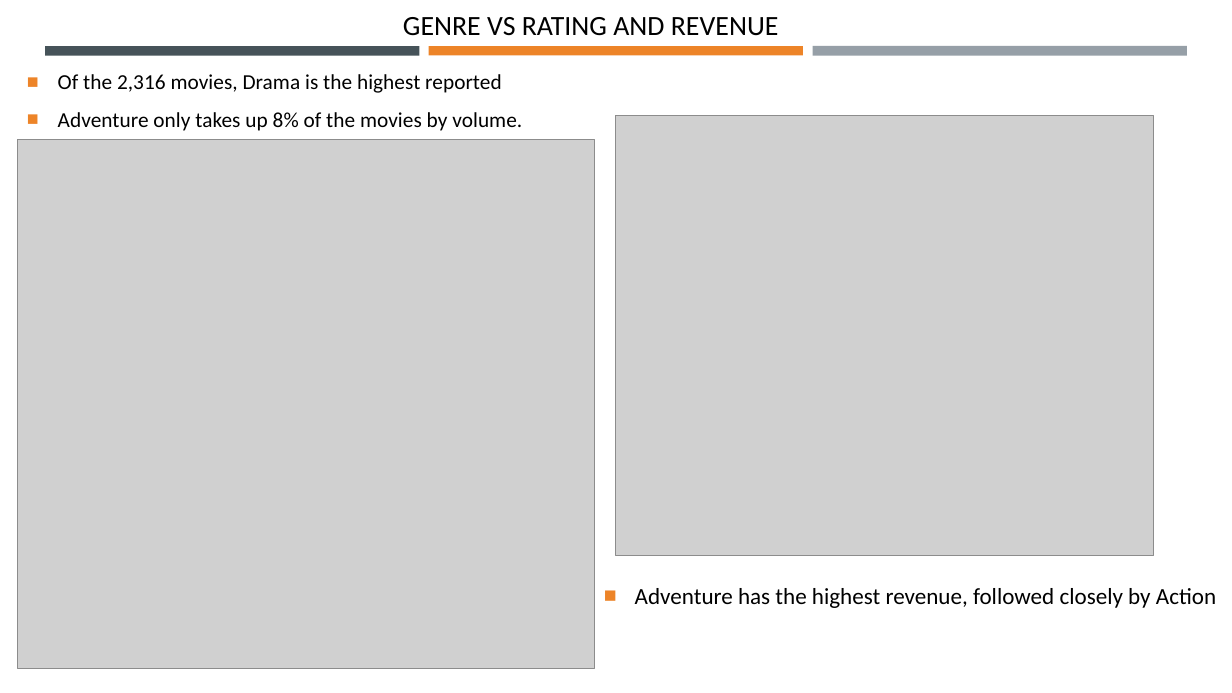
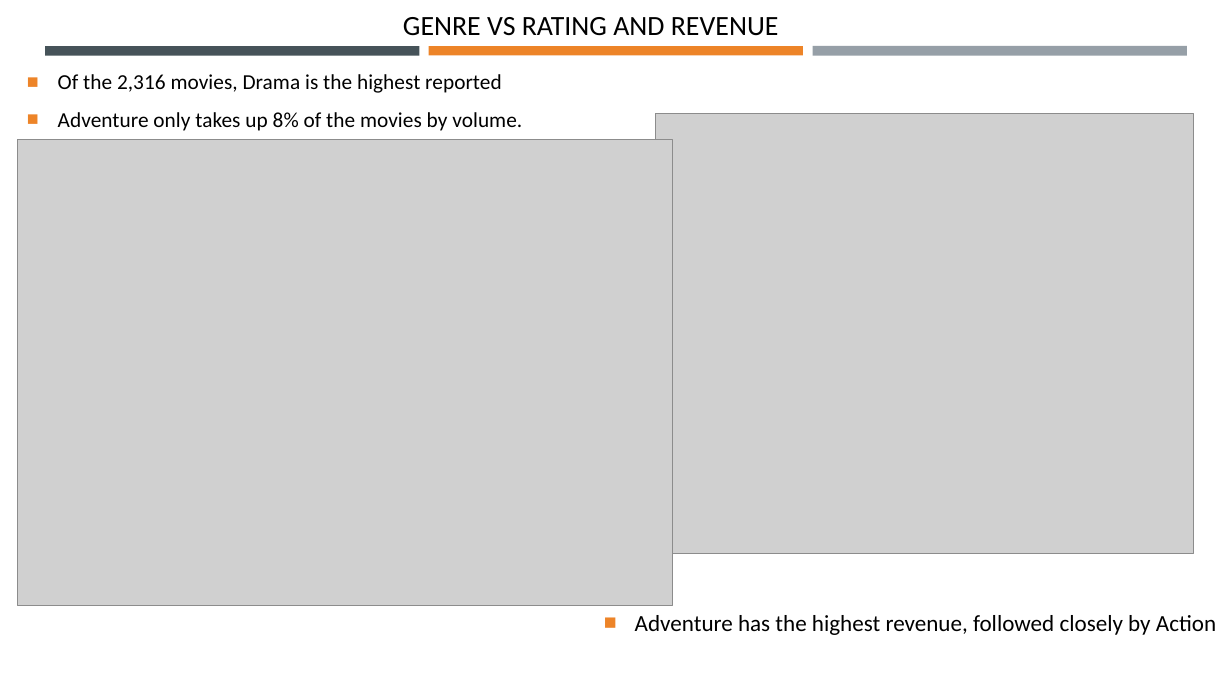
Before and after one commit to Robotrousers/Group1Proj1, a slide deck: slide 14 of MoMoviesPrez_WithCode.pptx. Drawn at 1232x693 pixels with LibreOffice and Linux fonts; fonts in the diff are those of the drawing; grey boxes stand for pictures. Boxes give left, top, right and bottom in pixels: in the first picture for what was removed or moved away, otherwise in the second. Text is boxed around its words. In the diff, an @@ line names an element or a change of style, - is before the commit and + after.

```diff
--- a/MoMoviesPrez_WithCode.pptx
+++ b/MoMoviesPrez_WithCode.pptx
@@ picture: place and size @@
-picture at (616, 116, 1154, 555)
+picture at (656, 114, 1194, 554)
@@ picture: place and size @@
-picture at (18, 140, 594, 668)
+picture at (18, 140, 673, 606)
@@ text "Adventure has the highest revenue, ...": place and size @@
-text "Adventure has the highest revenue, ..." at (635, 588, 1216, 608)
+text "Adventure has the highest revenue, ..." at (635, 615, 1216, 635)
```
Also in this commit, not shown: 1 other slide changed, 2 other files.
